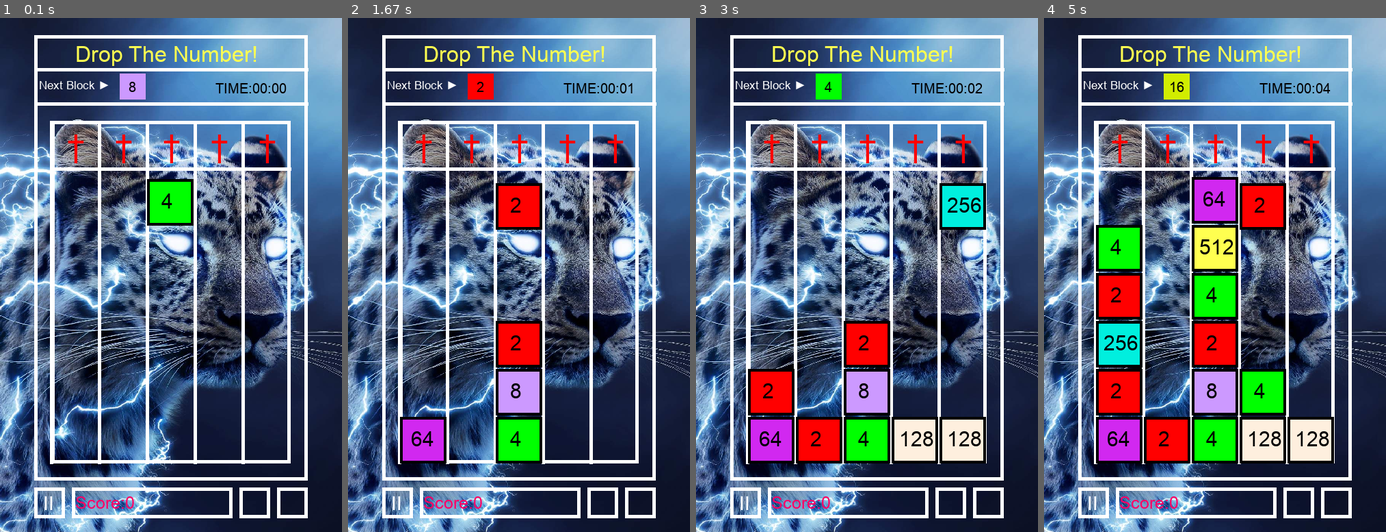
Above: before the commit, frames 1-4 (left to right).
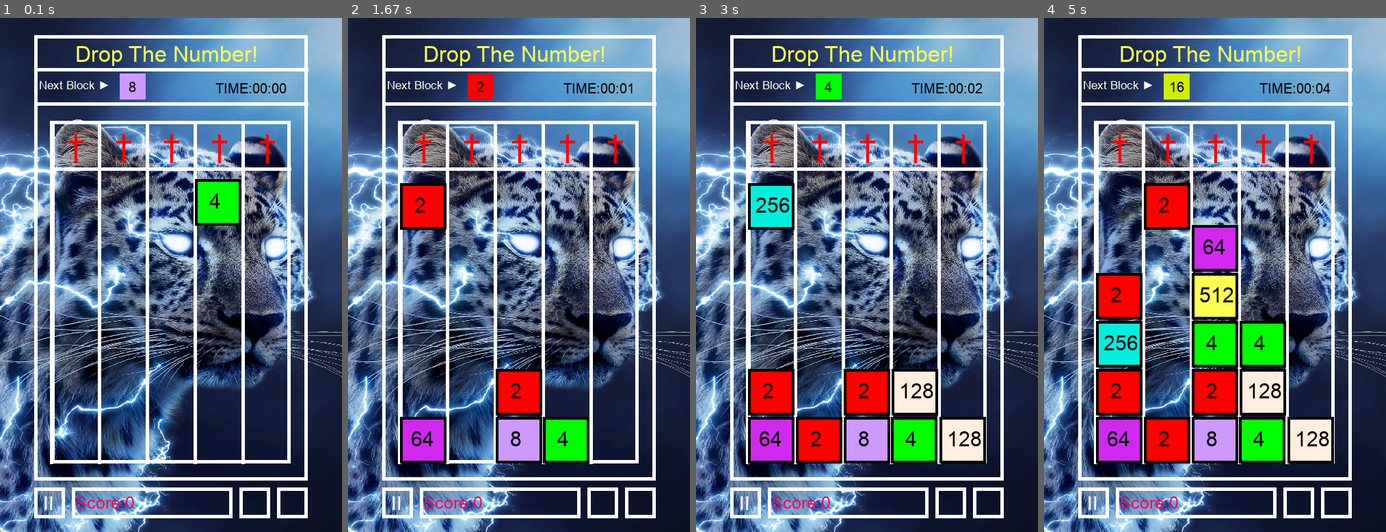
Above: after the commit, the same moments.

Repository: Allen-wa-ng/09170134githw1
Game: pygame game, started from game.py
The game is run twice, just before and just after one commit, with the same random seed, the same clock (stepped at 60 frames per second) and the same inputs.
Inputs (mouse positions are in pixels of both pictures, inside the frame that each line leads up to):
- Up to frame 1 (0.1 s): no input
- Up to frame 2 (1.67 s): click (519, 275) at 0.38 s; click (436, 280) at 0.72 s; click (570, 95) at 1.05 s; click (525, 100) at 1.38 s
- Up to frame 3 (3 s): click (870, 331) at 1.72 s; click (955, 357) at 2.05 s; click (955, 228) at 2.38 s; click (990, 233) at 2.72 s
- Up to frame 4 (5 s): click (1334, 377) at 3.05 s; click (1228, 254) at 3.38 s; click (1139, 182) at 3.72 s; click (1307, 331) at 4.05 s; click (1160, 105) at 4.38 s; click (1334, 269) at 4.72 s

The runs differ from the first frame. In frame 1, 2.5% of the frame differs, in the area x 43-71%, y 31-41%; in frame 2, 6.8%; in frame 3, 7.8%; in frame 4, 13%, in the area x 15-71%, y 30-87%.

Commit message:
fix position

Diff:
--- a/game.py
+++ b/game.py
@@ -109,7 +109,7 @@
 Running=True
 cur=pow(2,random.randint(1,9))
 moving =226
-col_n = random.randint(1,5)-1
+col_n = random.randint(1,5)
 index=75+70*col_n
 random.seed()
 next_num = pow(2,random.randint(1,9))
@@ -140,26 +140,25 @@
     #block moving
     create_block(index,moving,cur)
     moving+=1
-    print(blocks)
+    # print(blocks)
     try:
         max_moving = 582-70*(len(blocks[col_n]))
     except:
         max_moving = 582
+    print(col_n)
     if moving >max_moving:
         moving=226
-        index=76+70*col_n
         l1 = []
         l1.append(cur)
-        l1.append(76+70*col_n)
+        l1.append(index)
         l1.append(max_moving)
         blocks[col_n].append(l1)
+        random.seed()
         col_n = random.randint(1,5)-1
         cur=next_num
         next_num = pow(2, random.randint(1,9))
+        index=76+70*col_n
 
-    for dica in blocks:
-        for dic in dica:
-            create_block(dic[1], dic[2], dic[0])
     #quit
     for event in pygame.event.get():
         if event.type==pygame.QUIT:
@@ -168,17 +167,21 @@
         if event.type==pygame.MOUSEBUTTONDOWN:
             print(pygame.mouse.get_pos())
             moving=226
-            index=76+70*col_n
             l1 = []
             l1.append(cur)
-            l1.append(76+70*col_n)
+            l1.append(index)
             l1.append(max_moving)
             blocks[col_n].append(l1)
+            random.seed()
             col_n = random.randint(1,5)-1
             cur=next_num
             next_num = pow(2, random.randint(1,9))
+            index=76+70*col_n
 
 
 
     #UPDATE
+    for dica in blocks:
+        for dic in dica:
+            create_block(dic[1], dic[2], dic[0])
     pygame.display.update()
